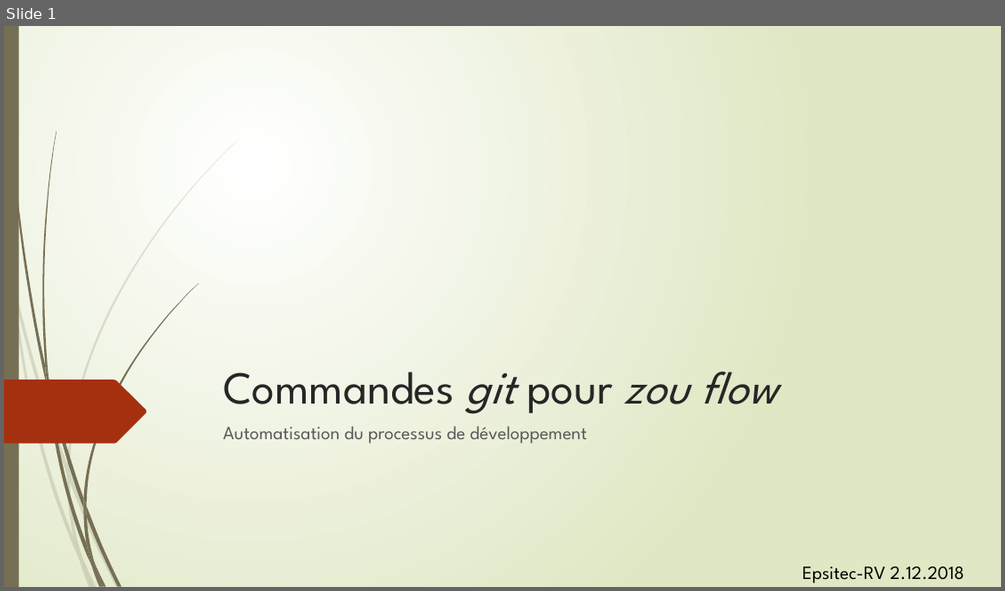
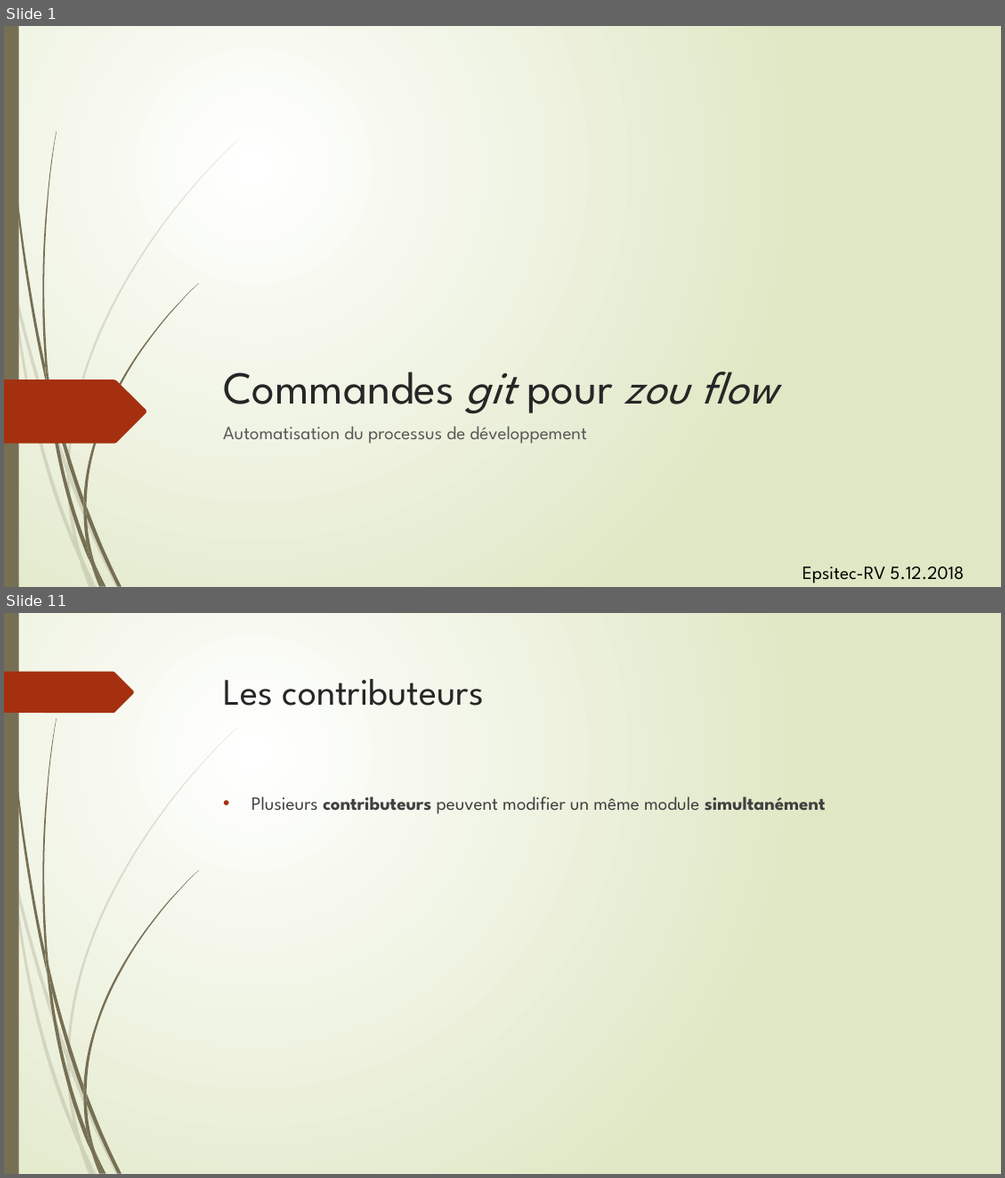
Before and after one commit to epsitec-sa/zou, a slide deck: .Documentation/Commandes git pour zou flow.pptx. Shown one above the other, each under a label of ours: slide 1 before the commit, slides 1 and 11 after it; the slides between them are not shown. The pictures are 1005x591 and 1005x1178 pixels, drawn with LibreOffice and Linux fonts; fonts in the diff are those of the drawing. Boxes give left, top, right and bottom in pixels: in the first picture for what was removed or moved away, otherwise in the second. Text is boxed around its words. In the diff, an @@ line names an element or a change of style, - is before the commit and + after.

```diff
--- a/.Documentation/Commandes git pour zou flow.pptx
+++ b/.Documentation/Commandes git pour zou flow.pptx
@@ slide 11 added at bbox=[4, 613, 1001, 1174], background gradient #FFFFFF to #DFE8C4; not listed: 23 template elements that a slide beside it also shows @@
@@ freeform shape added at bbox=[4, 672, 134, 713], fill #A53010 @@
@@ title added at bbox=[224, 679, 484, 706], 36 pt, text #262626 @@
+Les contributeurs
@@ text added at bbox=[251, 796, 825, 814], 18 pt, text #404040 @@
+• Plusieurs contributeurs peuvent modifier un même module simultanément
@@ slide 1 changed as well @@
@@ text at bbox=[802, 566, 963, 583]: text changed @@
-Epsitec-RV 2.12.2018
+Epsitec-RV 5.12.2018
```
Also in this commit, not shown: 2 other slides changed, 21 other slides added.
